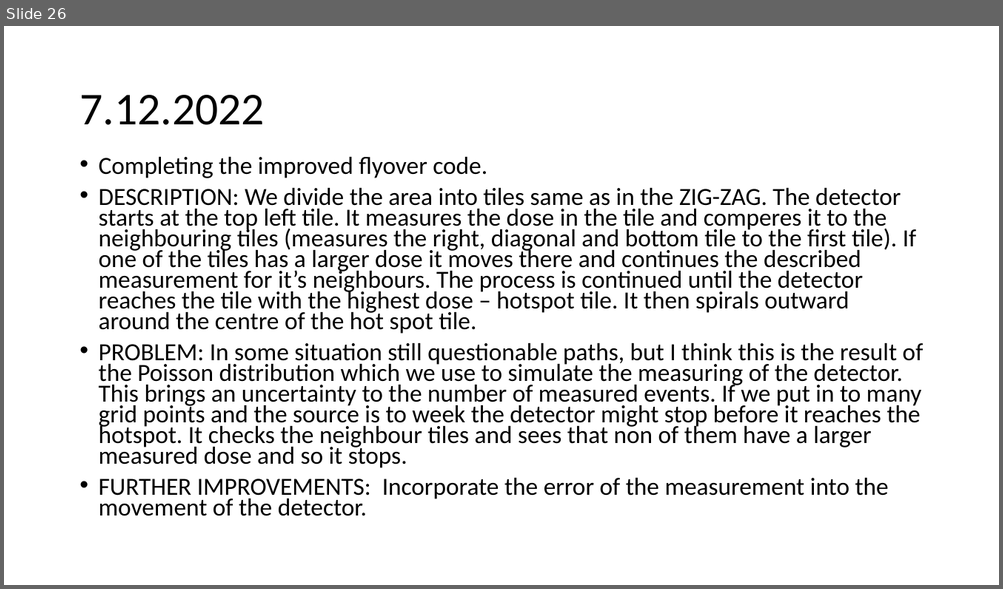
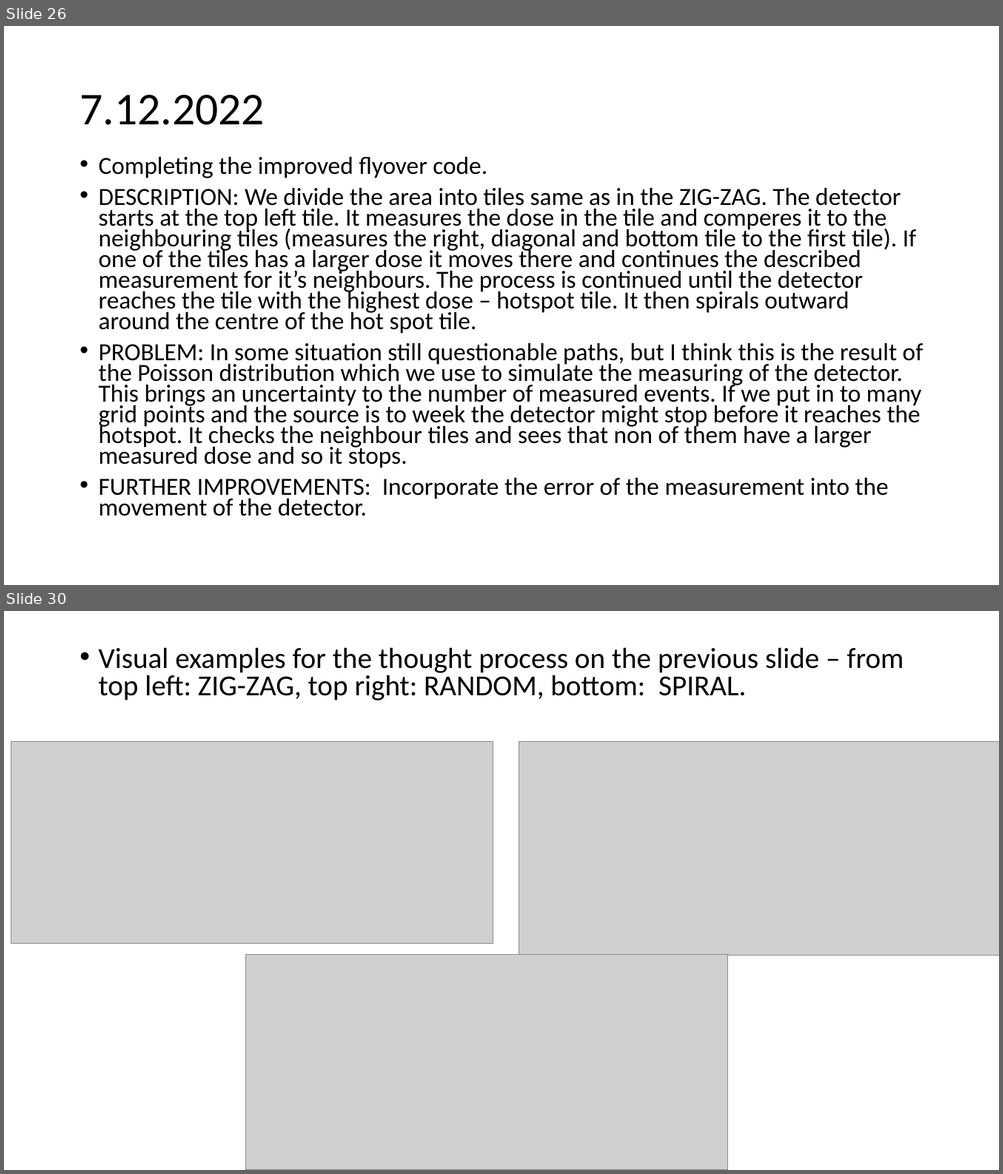
Before and after one commit to urhtrinko/DroneRadioactivity_student_job, a slide deck: reports/work_diary.pptx. Shown one above the other, each under a label of ours: slide 26 before the commit, slides 26 and 30 after it; the slides between them are not shown. The pictures are 1003x589 and 1003x1174 pixels, drawn with LibreOffice and Linux fonts; fonts in the diff are those of the drawing; grey boxes stand for pictures. Boxes give left, top, right and bottom in pixels: in the first picture for what was removed or moved away, otherwise in the second. Text is boxed around its words. In the diff, an @@ line names an element or a change of style, - is before the commit and + after.

```diff
--- a/reports/work_diary.pptx
+++ b/reports/work_diary.pptx
@@ slide 30 added at (4,611,999,1170), background #FFFFFF @@
@@ text added at (99,647,904,701), 28 pt, text #000000 @@
+• Visual examples for the thought process on the previous slide – from top left: ZIG-ZAG, top right: RANDOM, bottom: SPIRAL.
@@ picture added at (11,741,493,944) @@
@@ picture added at (519,741,999,956) @@
@@ picture added at (246,955,728,1170) @@
```
Also in this commit, not shown: 2 slides changed, 2 other slides added.
